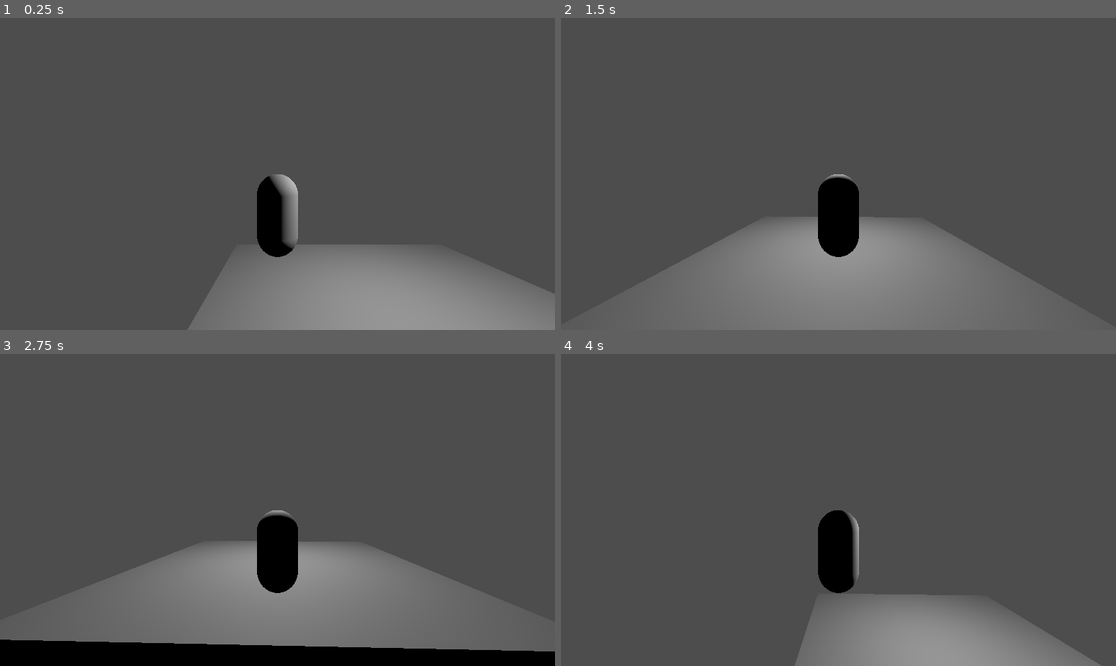
Above: before the commit, frames 1-4 (two rows, left to right).
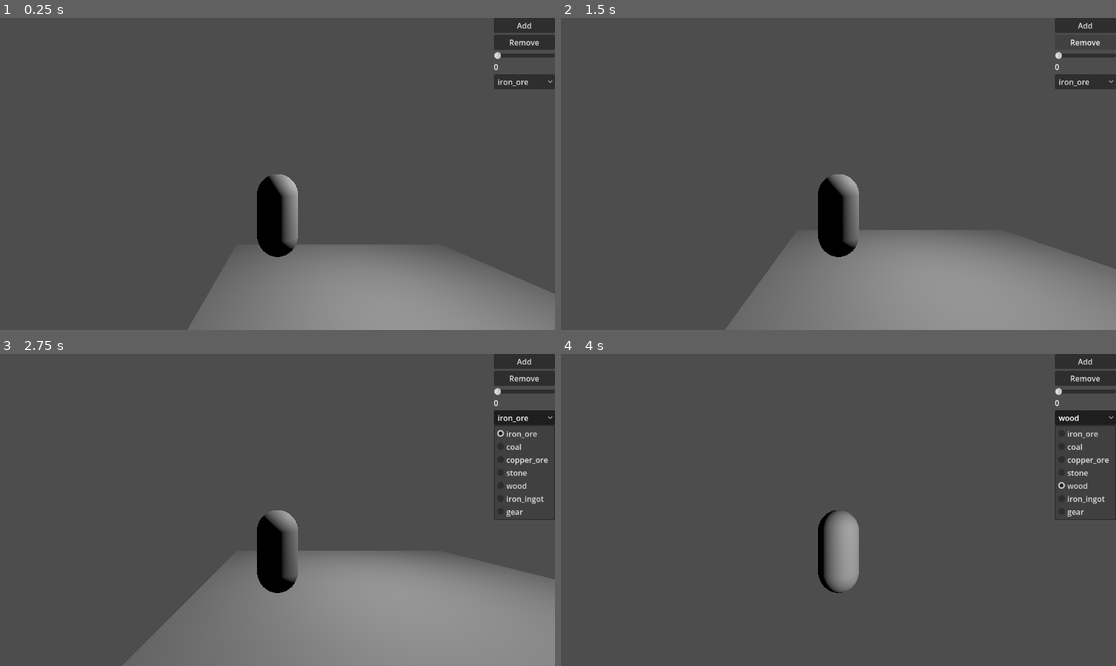
Above: after the commit, the same moments.

Repository: FyX0X/firkx-game-jam
Game: Godot game, scene res://main.tscn
Two runs of this game, one before a commit and one after it. Both use one fixed random seed, a clock stepped at 60 frames per second and the inputs below.
Inputs (mouse positions are in pixels of both pictures, inside the frame that each line leads up to):
- Up to frame 1 (0.25 s): no input
- Up to frame 2 (1.5 s): click (1082, 24) at 0.5 s, where only the run after the commit has a clickable "Add"; click (1082, 42) at 1.25 s, where only the run after the commit has a clickable "Remove"
- Up to frame 3 (2.75 s): click (521, 416) at 2 s, where only the run after the commit has a clickable "iron_ore"
- Up to frame 4 (4 s): tap Enter at 2.75 s; move the mouse to (866, 510) at 2.77 s; hold W (forward) 2.78-3.5 s; tap Space (jump) at 3.02 s; click (1082, 416) at 3.5 s, where only the run after the commit has a clickable "wood"

The runs differ from the first frame. In frame 1, 1.7% of the frame differs, in the area x 88-100%, y 0-23%; in frame 2, 17%; in frame 3, 24%, in the area x 0-100%, y 0-100%; in frame 4, 13%.
Error after the commit: Invalid access to property or key 'iron_ore' on a base object of type 'Dictionary'. (res://Inventory/inventory.gd:28)

Commit message:
inventory UI

Diff:
--- /dev/null
+++ b/HUD/hud.tscn
@@ -0,0 +1,23 @@
+[gd_scene format=3 uid="uid://dqbniuv054ai1"]
+
+[ext_resource type="PackedScene" uid="uid://s6v8ha85bmj1" path="res://UI/debug_panel.tscn" id="1_h61sl"]
+[ext_resource type="PackedScene" uid="uid://qb6o7uf04vum" path="res://UI/inventory_ui.tscn" id="2_mi5n8"]
+
+[node name="HUD" type="Control" unique_id=594591012]
+layout_mode = 3
+anchors_preset = 15
+anchor_right = 1.0
+anchor_bottom = 1.0
+grow_horizontal = 2
+grow_vertical = 2
+
+[node name="DebugPanel" parent="." unique_id=157777416 instance=ExtResource("1_h61sl")]
+layout_mode = 1
+anchors_preset = 1
+anchor_left = 1.0
+anchor_bottom = 0.0
+grow_horizontal = 0
+grow_vertical = 1
+
+[node name="InventoryUi" parent="." unique_id=1944066177 instance=ExtResource("2_mi5n8")]
+layout_mode = 1
--- a/Inventory/inventory.gd
+++ b/Inventory/inventory.gd
@@ -15,7 +15,7 @@
 		return 0
 	if not _items.has(item_id) and _items.size() >= capacity:
 		return 0  # no room for a new stack, return 0 added
-
+	print("Add item : " + item_id + str(amount))
 	_items[item_id] = _items.get(item_id, 0) + amount
 	item_added.emit(item_id, amount)
 	inventory_changed.emit()
--- a/Joueur.tscn
+++ /dev/null
@@ -1,13 +0,0 @@
-[gd_scene format=3 uid="uid://c6a2b1idy3xvh"]
-
-[sub_resource type="CapsuleShape3D" id="CapsuleShape3D_4kxuq"]
-
-[node name="Joueur" type="Node3D" unique_id=2017124809]
-
-[node name="CharacterBody3D" type="CharacterBody3D" parent="." unique_id=1049856714]
-
-[node name="CollisionShape3D" type="CollisionShape3D" parent="CharacterBody3D" unique_id=1209752556]
-shape = SubResource("CapsuleShape3D_4kxuq")
-
-[node name="Camera3D" type="Camera3D" parent="." unique_id=175968908]
-transform = Transform3D(1, 0, 0, 0, 1, 0, 0, 0, 1, 0, 0.671179, 0)
--- /dev/null
+++ b/UI/debug_panel.gd
@@ -0,0 +1,31 @@
+extends Control
+
+@onready var item_option: OptionButton = $VBoxContainer/ItemOption
+@onready var amount_slider: HSlider = $VBoxContainer/AmountSlider
+@onready var amount_label: Label = $VBoxContainer/AmountLabel
+
+
+var player_inventory: Inventory
+
+const ITEMS = ["iron_ore", "coal", "copper_ore", "stone", "wood", "iron_ingot", "gear"]
+
+func _ready():
+	player_inventory = get_tree().get_first_node_in_group("player").get_node("Inventory")
+	for item in ITEMS:
+		item_option.add_item(item)
+	amount_slider.value_changed.connect(func(v): amount_label.text = str(int(v)))
+
+func _input(event):
+	if event.is_action_pressed("debug"):   # bind F3 in InputMap
+		visible = !visible
+
+func _on_add_button_pressed() -> void:
+	var item = ITEMS[item_option.selected]
+	var amt = int(amount_slider.value)
+	player_inventory.add_item(item, amt)
+
+
+func _on_remove_button_pressed() -> void:
+	var item = ITEMS[item_option.selected]
+	var amt = int(amount_slider.value)
+	player_inventory.remove_item(item, amt)
--- /dev/null
+++ b/UI/debug_panel.tscn
@@ -0,0 +1,43 @@
+[gd_scene format=3 uid="uid://s6v8ha85bmj1"]
+
+[ext_resource type="Script" uid="uid://eby6aipv3lmr" path="res://UI/debug_panel.gd" id="1_aispr"]
+
+[node name="DebugPanel" type="Control" unique_id=157777416]
+layout_mode = 3
+anchors_preset = 15
+anchor_right = 1.0
+anchor_bottom = 1.0
+grow_horizontal = 2
+grow_vertical = 2
+script = ExtResource("1_aispr")
+
+[node name="VBoxContainer" type="VBoxContainer" parent="." unique_id=1679755685]
+layout_mode = 1
+anchors_preset = 1
+anchor_left = 1.0
+anchor_right = 1.0
+offset_left = -81.0
+offset_bottom = 148.0
+grow_horizontal = 0
+
+[node name="AddButton" type="Button" parent="VBoxContainer" unique_id=1234864264]
+layout_mode = 2
+text = "Add"
+
+[node name="RemoveButton" type="Button" parent="VBoxContainer" unique_id=674006188]
+layout_mode = 2
+text = "Remove
+"
+
+[node name="AmountSlider" type="HSlider" parent="VBoxContainer" unique_id=614679235]
+layout_mode = 2
+
+[node name="AmountLabel" type="Label" parent="VBoxContainer" unique_id=1816512575]
+layout_mode = 2
+text = "0"
+
+[node name="ItemOption" type="OptionButton" parent="VBoxContainer" unique_id=434677894]
+layout_mode = 2
+
+[connection signal="pressed" from="VBoxContainer/AddButton" to="." method="_on_add_button_pressed"]
+[connection signal="pressed" from="VBoxContainer/RemoveButton" to="." method="_on_remove_button_pressed"]
--- /dev/null
+++ b/UI/inventory_slot.gd
@@ -0,0 +1,31 @@
+extends Panel
+
+signal slot_clicked(item_id: String)
+
+@onready var icon_label: Label = $VBoxContainer/Icon
+@onready var count_label: Label = $VBoxContainer/Count
+
+var index: int = 0
+var current_item: String = ""
+
+func _ready():
+	custom_minimum_size = Vector2(64, 64)
+	count_label.text = "0"
+
+func set_item(item_id: String, amount: int):
+	current_item = item_id
+	# icon_label.text = ItemDB.get_icon(item_id)   # returns an emoji or texture path
+	icon_label.text = item_id
+	count_label.text = "×" + str(amount)
+	modulate.a = 1.0
+
+func clear():
+	current_item = ""
+	icon_label.text = ""
+	count_label.text = ""
+	modulate.a = 0.4
+
+func _gui_input(event: InputEvent):
+	if event is InputEventMouseButton and event.pressed and current_item != "":
+		print("DEBUG (inventory_slot.gd _gui_input())")
+		slot_clicked.emit(current_item)
--- /dev/null
+++ b/UI/inventory_slot.tscn
@@ -0,0 +1,21 @@
+[gd_scene format=3 uid="uid://bllbuy6rksqit"]
+
+[ext_resource type="Script" uid="uid://cwwdbt5wqs4st" path="res://UI/inventory_slot.gd" id="1_hmrqk"]
+
+[node name="InventorySlot" type="Panel" unique_id=980545827]
+offset_right = 40.0
+offset_bottom = 40.0
+script = ExtResource("1_hmrqk")
+
+[node name="VBoxContainer" type="VBoxContainer" parent="." unique_id=554382727]
+layout_mode = 0
+offset_right = 40.0
+offset_bottom = 40.0
+
+[node name="Icon" type="Label" parent="VBoxContainer" unique_id=536215721]
+layout_mode = 2
+text = "Empty"
+
+[node name="Count" type="Label" parent="VBoxContainer" unique_id=619604979]
+layout_mode = 2
+text = "0"
--- /dev/null
+++ b/UI/inventory_ui.gd
@@ -0,0 +1,50 @@
+extends Control
+
+@onready var grid: GridContainer = $GridContainer
+@onready var detail_label: Label = $DetailLabel
+
+var player_inventory: Inventory
+const SLOT_COUNT := 20
+const COLS := 5
+var shown: bool = false
+
+func _ready():
+	player_inventory = get_tree().get_first_node_in_group("player").get_node("Inventory")
+	player_inventory.inventory_changed.connect(_on_inventory_changed)
+	_build_grid()
+	refresh()
+	hide()
+
+
+func _build_grid():
+	grid.columns = COLS
+	print(grid)  # should print [GridContainer:...]
+	for i in SLOT_COUNT:
+		var slot = preload("res://UI/inventory_slot.tscn").instantiate()
+		slot.index = i
+		slot.slot_clicked.connect(_on_slot_clicked)
+		grid.add_child(slot)
+		print("added slot ", i)
+
+func refresh():
+	var items = player_inventory.get_all_items()
+	var keys = items.keys()
+	for i in SLOT_COUNT:
+		var slot = grid.get_child(i)
+		if i < keys.size():
+			slot.set_item(keys[i], items[keys[i]])
+		else:
+			slot.clear()
+
+func _on_inventory_changed():
+	refresh()
+
+func _on_slot_clicked(item_id: String):
+	detail_label.text = item_id + "  ×" + str(player_inventory.get_amount(item_id))
+
+
+func _input(event):
+	if event.is_action_pressed("inventory"):
+		shown = !shown
+		visible = shown
+		print("_inventory_ui.gd: _input()" + str(player_inventory.get_all_items()))
--- /dev/null
+++ b/UI/inventory_ui.tscn
@@ -0,0 +1,27 @@
+[gd_scene format=3 uid="uid://qb6o7uf04vum"]
+
+[ext_resource type="Script" uid="uid://b0p58cukvec05" path="res://UI/inventory_ui.gd" id="1_4hlgy"]
+
+[node name="InventoryUI" type="Control" unique_id=1944066177]
+layout_mode = 3
+anchors_preset = 8
+anchor_left = 0.5
+anchor_top = 0.5
+anchor_right = 0.5
+anchor_bottom = 0.5
+grow_horizontal = 2
+grow_vertical = 2
+script = ExtResource("1_4hlgy")
+
+[node name="GridContainer" type="GridContainer" parent="." unique_id=776054258]
+layout_mode = 0
+offset_top = 27.0
+offset_right = 75.0
+offset_bottom = 27.0
+columns = 8
+
+[node name="DetailLabel" type="Label" parent="." unique_id=1339500203]
+layout_mode = 0
+offset_right = 75.0
+offset_bottom = 23.0
+text = "Label"
--- a/main.tscn
+++ b/main.tscn
@@ -2,10 +2,13 @@
 
 [ext_resource type="PackedScene" uid="uid://u42v52f6xw2m" path="res://Player/player.tscn" id="1_0xm2m"]
 [ext_resource type="PackedScene" uid="uid://d0qsixhs4x7nf" path="res://World/World.tscn" id="2_h2yge"]
+[ext_resource type="PackedScene" uid="uid://dqbniuv054ai1" path="res://HUD/hud.tscn" id="3_h2yge"]
 
 [node name="Main" type="Node" unique_id=761649392]
 
 [node name="World" parent="." unique_id=1479313556 instance=ExtResource("2_h2yge")]
 
-[node name="Player" parent="." unique_id=1614768388 instance=ExtResource("1_0xm2m")]
+[node name="Player" parent="." unique_id=1614768388 groups=["player"] instance=ExtResource("1_0xm2m")]
 transform = Transform3D(1, 0, 0, 0, 1, 0, 0, 0, 1, 2, 12.5, 0)
+
+[node name="HUD" parent="." unique_id=594591012 instance=ExtResource("3_h2yge")]
--- a/project.godot
+++ b/project.godot
@@ -67,6 +67,11 @@
 "events": [Object(InputEventKey,"resource_local_to_scene":false,"resource_name":"","device":-1,"window_id":0,"alt_press …(195 unchanged characters)…
 ]
 }
+debug={
+"deadzone": 0.2,
+"events": [Object(InputEventKey,"resource_local_to_scene":false,"resource_name":"","device":-1,"window_id":0,"alt_pressed":false,"shift_pressed":false,"ctrl_pressed":false,"meta_pressed":false,"pressed":false,"keycode":0,"physical_keycode":4194334,"key_label":0,"unicode":0,"location":0,"echo":false,"script":null)
+]
+}
 
 [physics]
 
Not shown, added: UI/debug_panel.gd.uid
Not shown, added: UI/inventory_slot.gd.uid
Not shown, added: UI/inventory_ui.gd.uid
